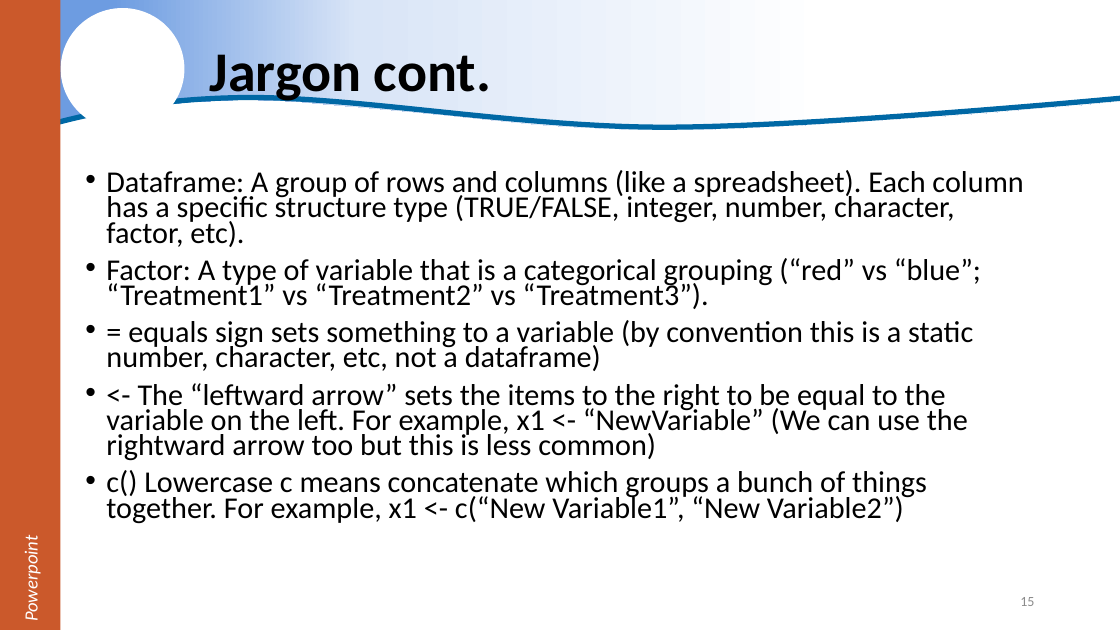
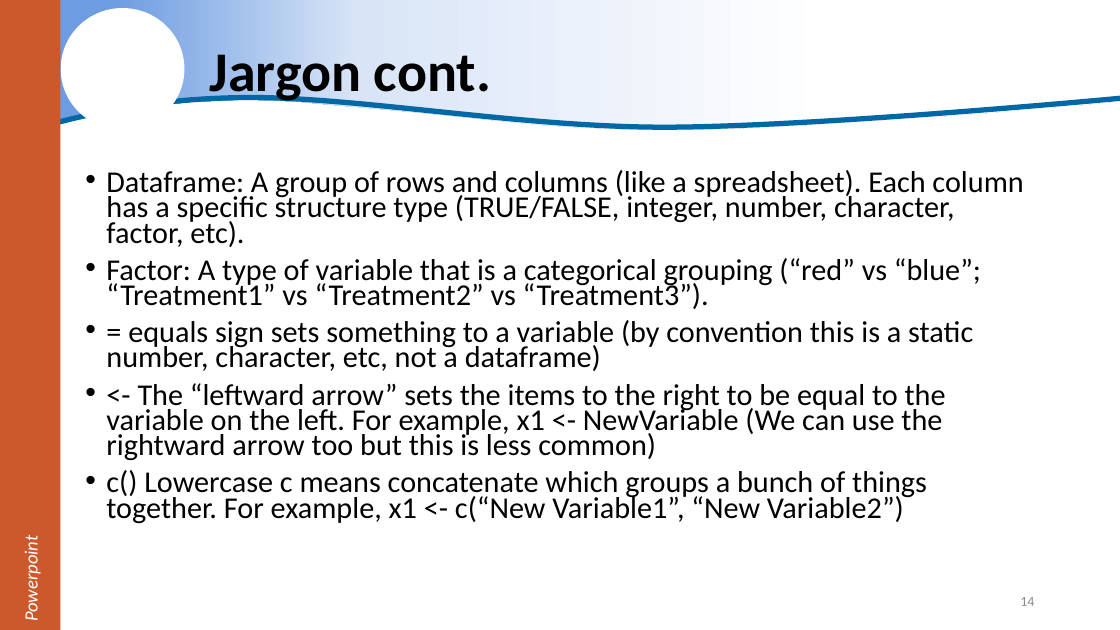
Before and after one commit to justinpriest/R_Intro_ADFG, a slide deck: slide 14 of The Basics of R.pptx (slide 15 before the commit). Drawn at 1120x630 pixels with LibreOffice and Linux fonts; fonts in the diff are those of the drawing; background and template pictures are left out. Boxes give left, top, right and bottom in pixels: in the first picture for what was removed or moved away, otherwise in the second. Text is boxed around its words. In the diff, an @@ line names an element or a change of style, - is before the commit and + after.

```diff
--- a/The Basics of R.pptx
+++ b/The Basics of R.pptx
@@ text at (106, 383, 946, 461): text changed @@
-• <- The “leftward arrow” sets the items to the right to be equal to the variable on the left. For example, x1 <- “NewVariable” (We can use the rightward arrow too but this is less common)
+• <- The “leftward arrow” sets the items to the right to be equal to the variable on the left. For example, x1 <- NewVariable (We can use the rightward arrow too but this is less common)
@@ page number at (1020, 597, 1034, 606): text changed @@
-15
+14
```
Also in this commit, not shown: 17 other slides changed, 20 slides added, 7 slides removed, 6 other files.
